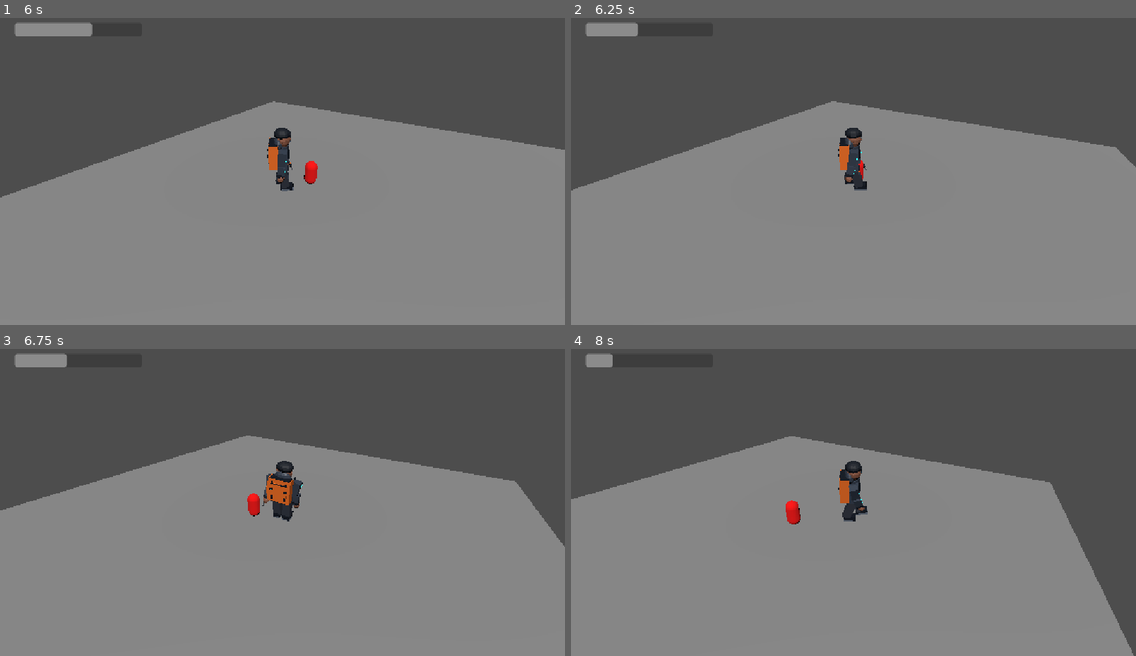
Above: before the commit, frames 1-4 (two rows, left to right).
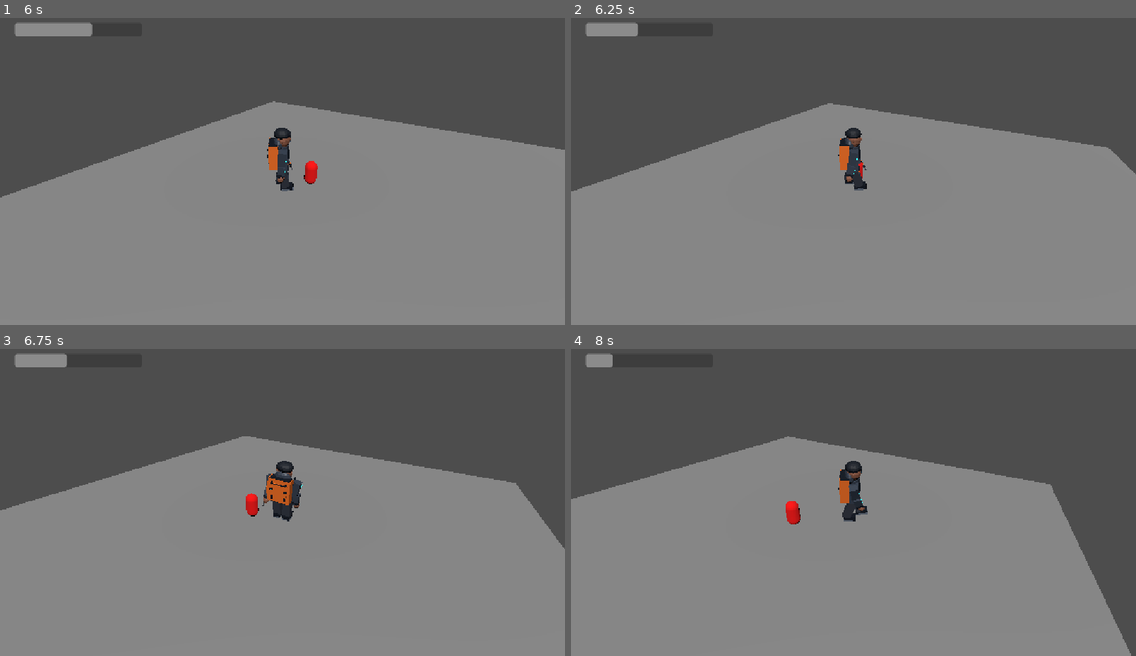
Above: after the commit, the same moments.

Repository: luismedinadl/la-ultima-ruta
Game: Godot game, scene res://scenes/test_level.tscn
Two runs of this game, one before a commit and one after it. Both use one fixed random seed, a clock stepped at 60 frames per second and the inputs below.
Inputs:
- Up to frame 1 (6 s): hold D (move_right) 0.53-1.28 s; tap Space (attack) every 1.5 s from 0.6 to 5.1 s; hold S (move_back) 1.28-2.03 s; tap R every 1.5 s from 1.35 to 5.85 s; hold D (move_right) 2.03-2.78 s; hold W (move_forward) 2.78-3.53 s; hold A (move_left) 3.53-5.03 s; hold S (move_back) 5.03-5.78 s; hold D (move_right) from 5.78 s (still down)
- Up to frame 2 (6.25 s): keep holding D (move_right)
- Up to frame 3 (6.75 s): release D (move_right) at 6.53 s; hold W (move_forward) from 6.53 s (still down); tap Space (attack) at 6.6 s
- Up to frame 4 (8 s): release W (move_forward) at 7.28 s; hold D (move_right) from 7.28 s (still down); tap R at 7.35 s

Frame 1 is identical in both runs. In frame 2, 0.6% of the frame differs, in the area x 0-100%, y 27-57%; in frame 3, 0.4%; in frame 4, 0.4%.

Commit message:
Separar colisiones de Nico y enemigos

Diff:
--- a/scenes/characters/nico_player.tscn
+++ b/scenes/characters/nico_player.tscn
@@ -20,6 +20,7 @@
 shape = SubResource("CapsuleShape3D_6pp72")
 
 [node name="AttackArea" type="Area3D" parent="." unique_id=1959408189]
+collision_mask = 2
 
 [node name="CollisionShape3D" type="CollisionShape3D" parent="AttackArea" unique_id=1427176730]
 transform = Transform3D(1, 0, 0, 0, 1, 0, 0, 0, 1, 0, 2.3, 1.2)
--- a/scenes/enemies/enemy_dummy.tscn
+++ b/scenes/enemies/enemy_dummy.tscn
@@ -11,6 +11,7 @@
 [sub_resource type="CapsuleShape3D" id="CapsuleShape3D_6pp72"]
 
 [node name="EnemyDummy" type="CharacterBody3D" unique_id=987585105]
+collision_layer = 2
 script = ExtResource("1_yq0tb")
 
 [node name="MeshInstance3D" type="MeshInstance3D" parent="." unique_id=258708070]
--- a/scenes/test_level.tscn
+++ b/scenes/test_level.tscn
@@ -31,9 +31,6 @@
 
 [node name="NicoPlayer" parent="." unique_id=624824844 instance=ExtResource("1_2venv")]
 
-[node name="EnemyDummy" parent="." unique_id=987585105 instance=ExtResource("3_j6w7d")]
-transform = Transform3D(1, 0, 0, 0, 1, 0, 0, 0, 1, 0, 1, 3)
-
 [node name="HUD" type="CanvasLayer" parent="." unique_id=536029507]
 
 [node name="HealthBar" type="ProgressBar" parent="HUD" unique_id=1611238189]
@@ -55,3 +52,6 @@
 text = "GAME OVER
 Presiona R para reiniciar"
 horizontal_alignment = 1
+
+[node name="EnemyDummy" parent="." unique_id=987585105 instance=ExtResource("3_j6w7d")]
+transform = Transform3D(1, 0, 0, 0, 1, 0, 0, 0, 1, 0, 1, 3)
